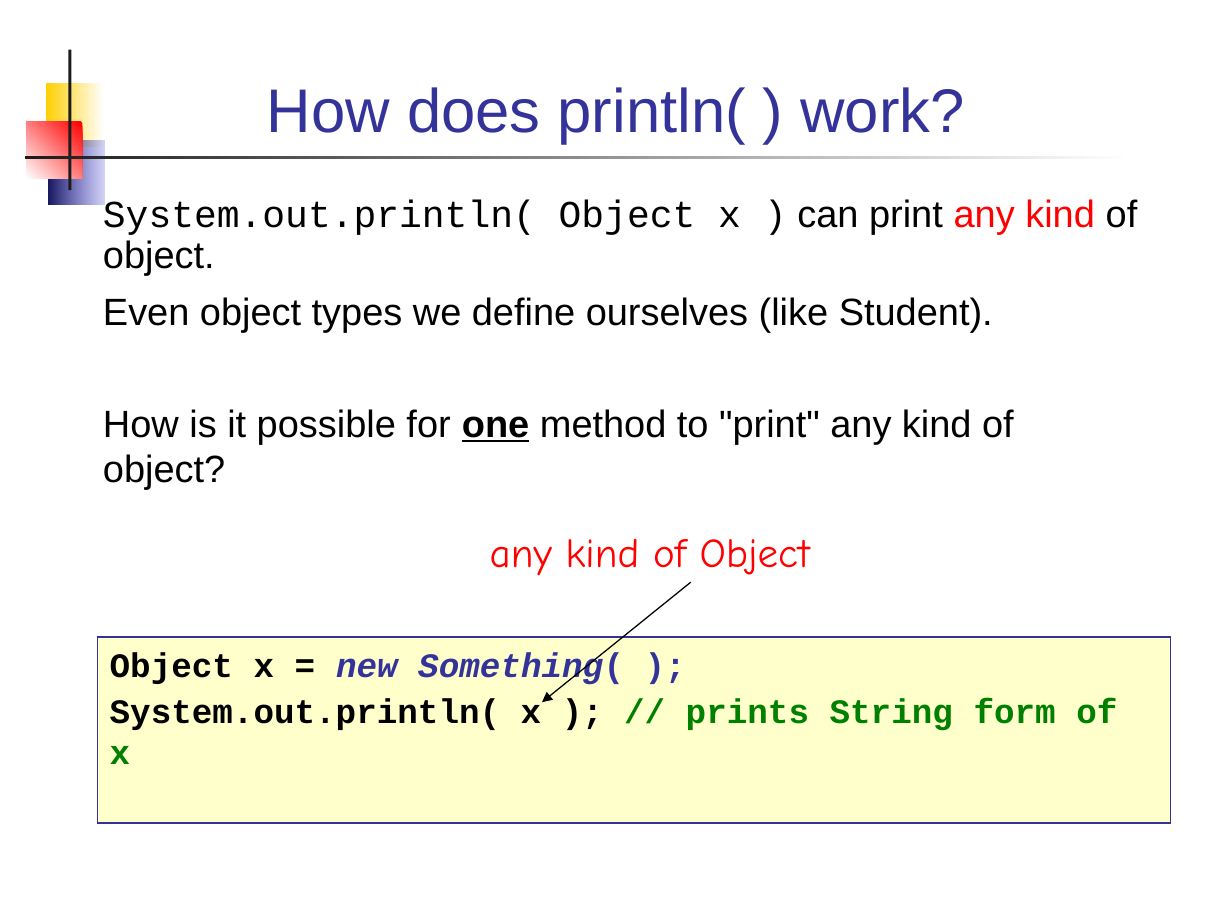
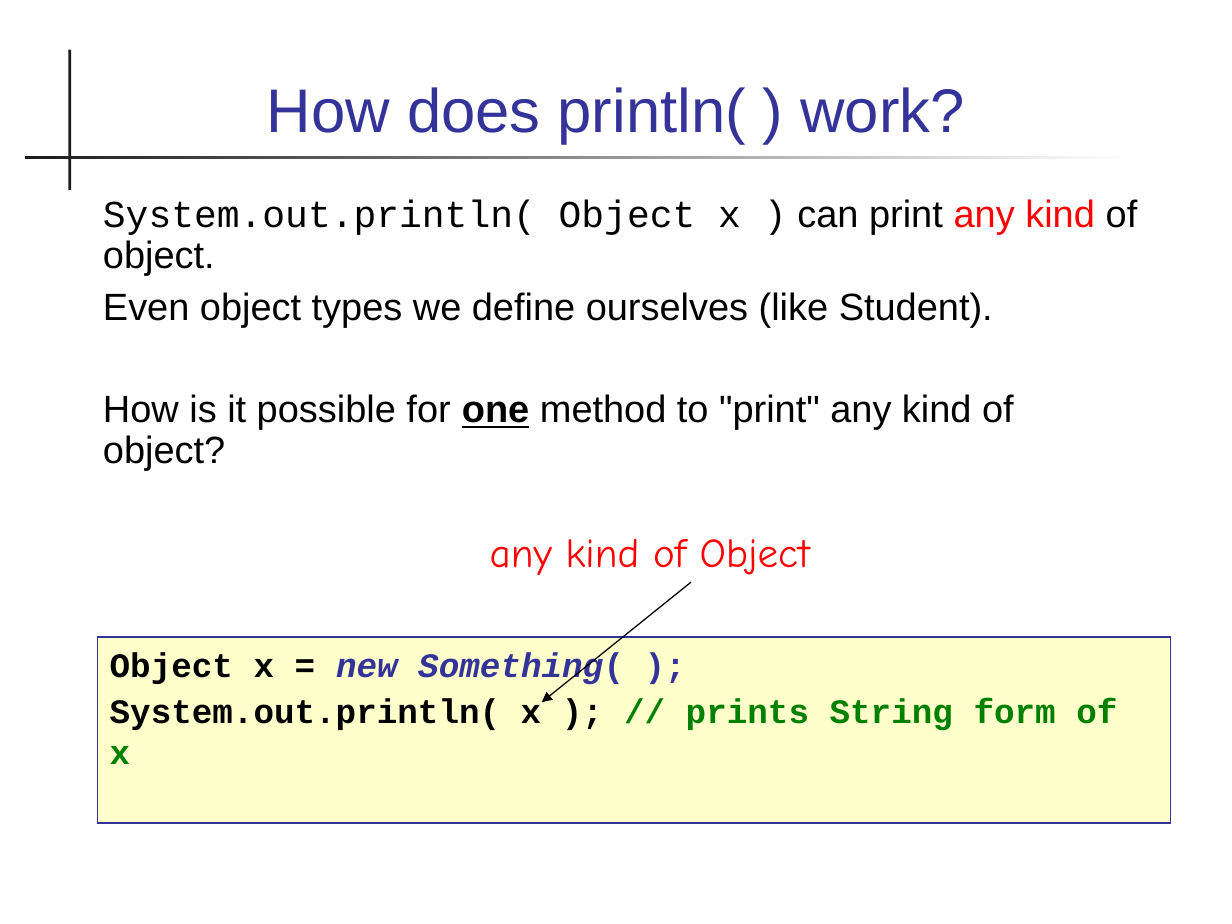
Before and after one commit to skeoop/skeoop.github.io, a slide deck: slide 4 of week2/1-Polymorphism.ppt. Drawn at 1232x924 pixels with LibreOffice and Linux fonts; fonts in the diff are those of the drawing. Boxes give left, top, right and bottom in pixels: in the first picture for what was removed or moved away, otherwise in the second. Text is boxed around its words. In the diff, an @@ line names an element or a change of style, - is before the commit and + after.

```diff
--- a/week2/1-Polymorphism.ppt
+++ b/week2/1-Polymorphism.ppt
@@ rectangle removed at (46,83,103,147) @@
@@ rectangle removed at (27,122,83,179) @@
@@ rectangle removed at (48,140,103,205) @@
@@ text at (103,292,1014,470): line spacing 1 to 0.9 @@
```
Also in this commit, not shown: 30 other slides changed, 7 slides added, 1 slide removed, 5 other files.
